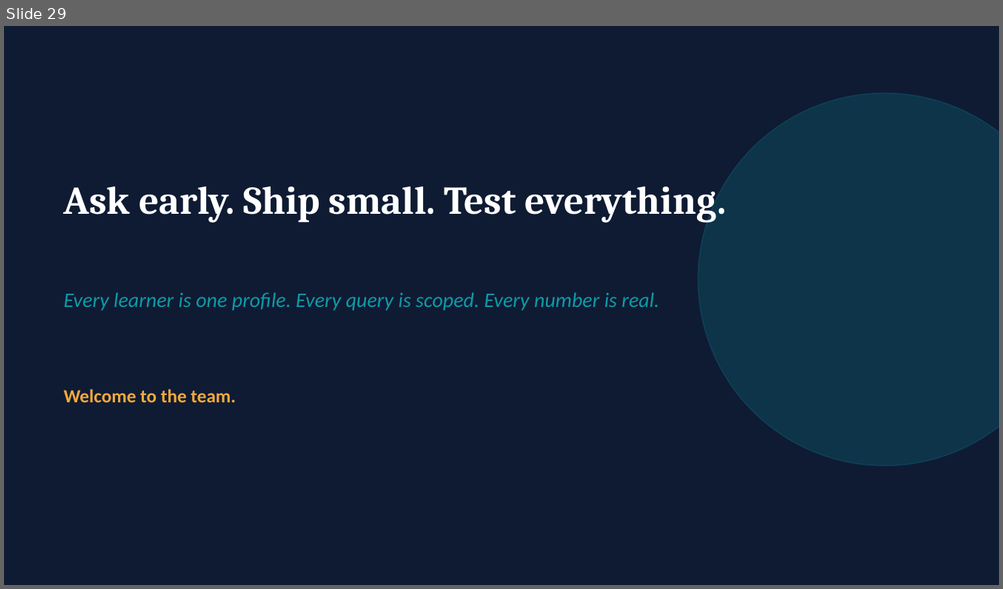
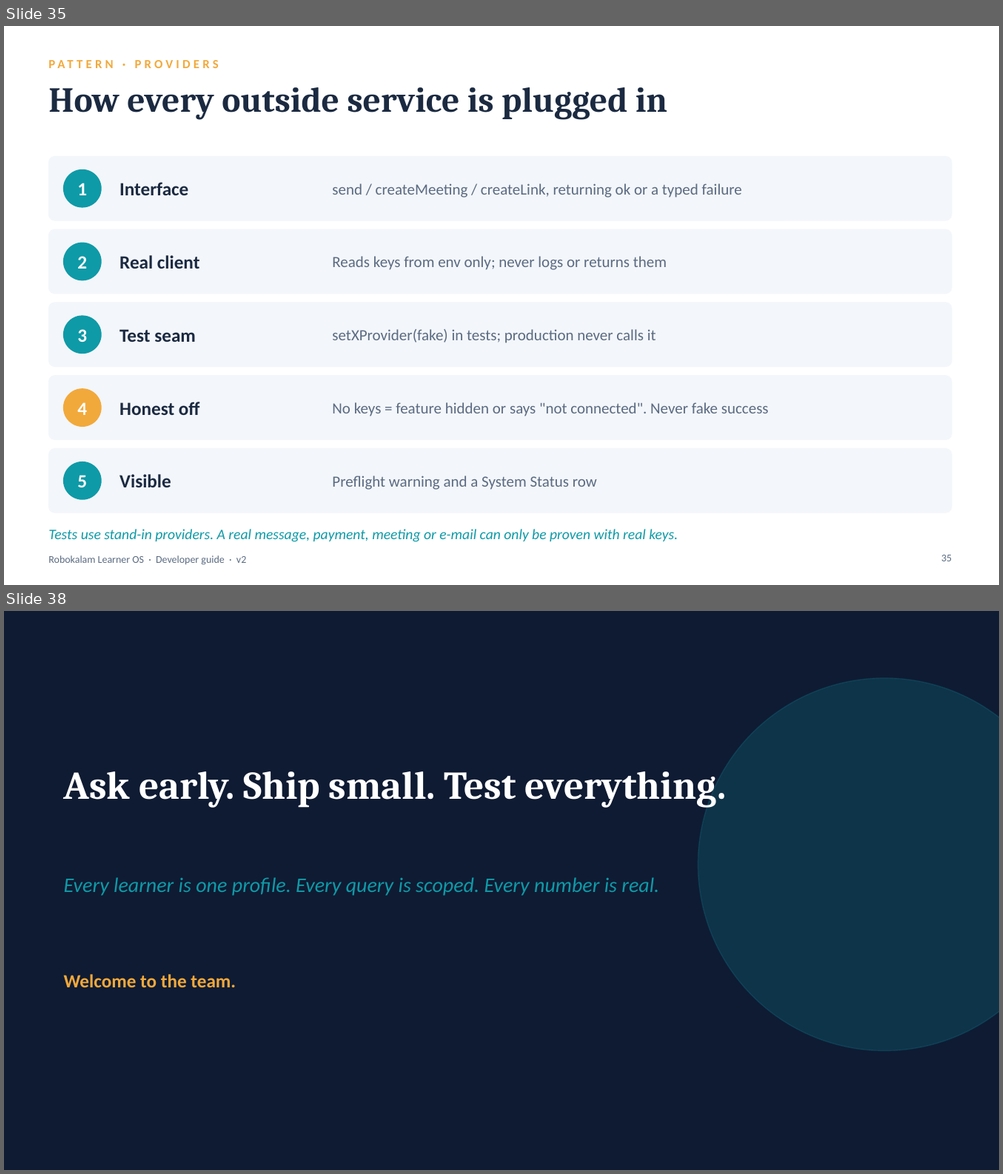
Before and after one commit to abhinayame/robokalamOS, a slide deck: docs/Robokalam-Learner-OS-Developer-Guide.pptx. Shown one above the other, each under a label of ours: slide 29 before the commit, slides 35 and 38 after it; the slides between them are not shown. The pictures are 1003x589 and 1003x1174 pixels, drawn with LibreOffice and Linux fonts; fonts in the diff are those of the drawing. Boxes give left, top, right and bottom in pixels: in the first picture for what was removed or moved away, otherwise in the second. Text is boxed around its words. In the diff, an @@ line names an element or a change of style, - is before the commit and + after.

```diff
--- a/docs/Robokalam-Learner-OS-Developer-Guide.pptx
+++ b/docs/Robokalam-Learner-OS-Developer-Guide.pptx
@@ slide 35 added at [4, 26, 999, 585], background #FFFFFF @@
@@ text added at [48, 52, 720, 75], 12 pt, text #F2A93B, bold @@
+PATTERN · PROVIDERS
@@ text added at [48, 87, 667, 119], 34 pt, text #1B2A41, bold @@
+How every outside service is plugged in
@@ rounded rectangle added at [48, 156, 951, 221], fill #F3F6FA, outline #F3F6FA 0.75 pt @@
@@ ellipse added at [64, 170, 101, 207], fill #0E9AA7, outline #0E9AA7 1 pt @@
@@ text added at [77, 183, 87, 195], 18 pt, text #FFFFFF, bold @@
+1
@@ text added at [119, 182, 188, 195], 18 pt, text #1B2A41, bold @@
+Interface
@@ text added at [332, 184, 742, 198], 15 pt, text #5B6B82 @@
+send / createMeeting / createLink, returning ok or a typed failure
@@ rounded rectangle added at [48, 230, 951, 294], fill #F3F6FA, outline #F3F6FA 0.75 pt @@
@@ ellipse added at [64, 243, 101, 281], fill #0E9AA7, outline #0E9AA7 1 pt @@
@@ text added at [77, 256, 87, 269], 18 pt, text #FFFFFF, bold @@
+2
@@ text added at [119, 255, 200, 269], 18 pt, text #1B2A41, bold @@
+Real client
@@ text added at [332, 256, 666, 270], 15 pt, text #5B6B82 @@
+Reads keys from env only; never logs or returns them
@@ rounded rectangle added at [48, 303, 951, 367], fill #F3F6FA, outline #F3F6FA 0.75 pt @@
@@ ellipse added at [64, 316, 101, 354], fill #0E9AA7, outline #0E9AA7 1 pt @@
@@ text added at [77, 329, 87, 342], 18 pt, text #FFFFFF, bold @@
+3
@@ text added at [119, 329, 196, 342], 18 pt, text #1B2A41, bold @@
+Test seam
@@ text added at [332, 329, 656, 343], 15 pt, text #5B6B82 @@
+setXProvider(fake) in tests; production never calls it
@@ rounded rectangle added at [48, 376, 951, 440], fill #F3F6FA, outline #F3F6FA 0.75 pt @@
@@ ellipse added at [64, 389, 101, 426], fill #F2A93B, outline #F2A93B 1 pt @@
@@ text added at [77, 403, 87, 415], 18 pt, text #FFFFFF, bold @@
+4
@@ text added at [119, 402, 200, 415], 18 pt, text #1B2A41, bold @@
+Honest off
@@ text added at [332, 403, 768, 417], 15 pt, text #5B6B82 @@
+No keys = feature hidden or says "not connected". Never fake success
@@ rounded rectangle added at [48, 449, 951, 513], fill #F3F6FA, outline #F3F6FA 0.75 pt @@
@@ ellipse added at [64, 463, 101, 500], fill #0E9AA7, outline #0E9AA7 1 pt @@
@@ text added at [77, 475, 87, 488], 18 pt, text #FFFFFF, bold @@
+5
@@ text added at [119, 474, 171, 488], 18 pt, text #1B2A41, bold @@
+Visible
@@ text added at [332, 476, 597, 490], 15 pt, text #5B6B82 @@
+Preflight warning and a System Status row
@@ text added at [48, 529, 677, 543], 14 pt, text #0E9AA7, italic @@
+Tests use stand-in providers. A real message, payment, meeting or e-mail can only be proven with real keys.
@@ text added at [48, 556, 246, 565], 10 pt, text #5B6B82 @@
+Robokalam Learner OS · Developer guide · v2
@@ page number added at [941, 555, 951, 562], 10 pt, text #5B6B82 @@
+35
@@ what was slide 29 is now slide 38 @@
```
Also in this commit, not shown: 28 slides changed, 8 other slides added, 4 other files.
